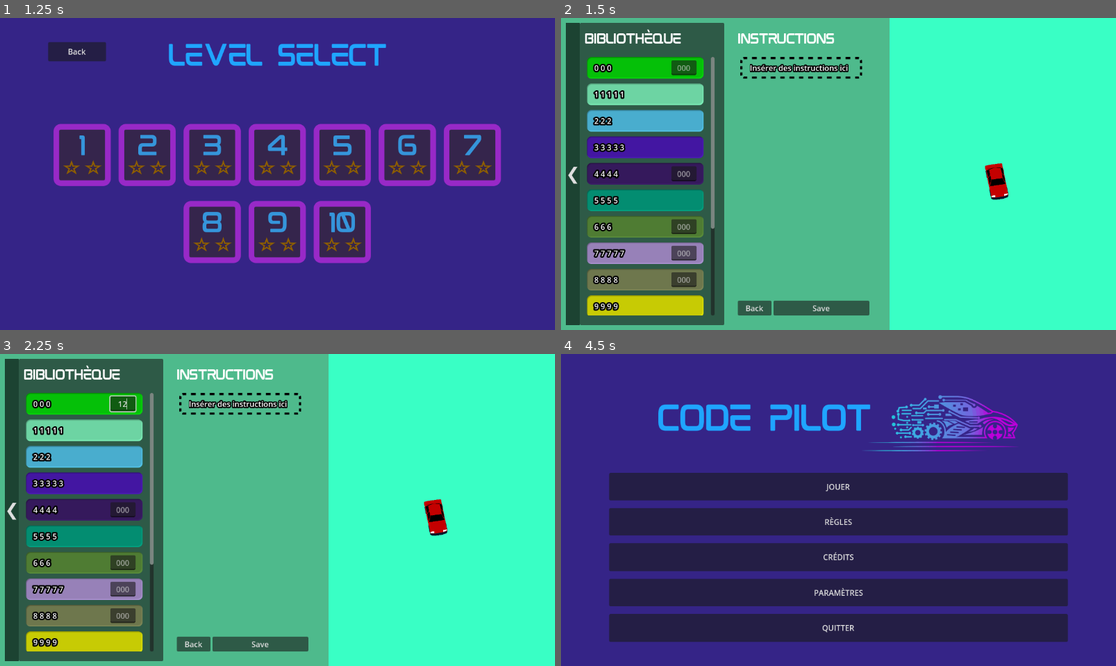
Above: before the commit, frames 1-4 (two rows, left to right).
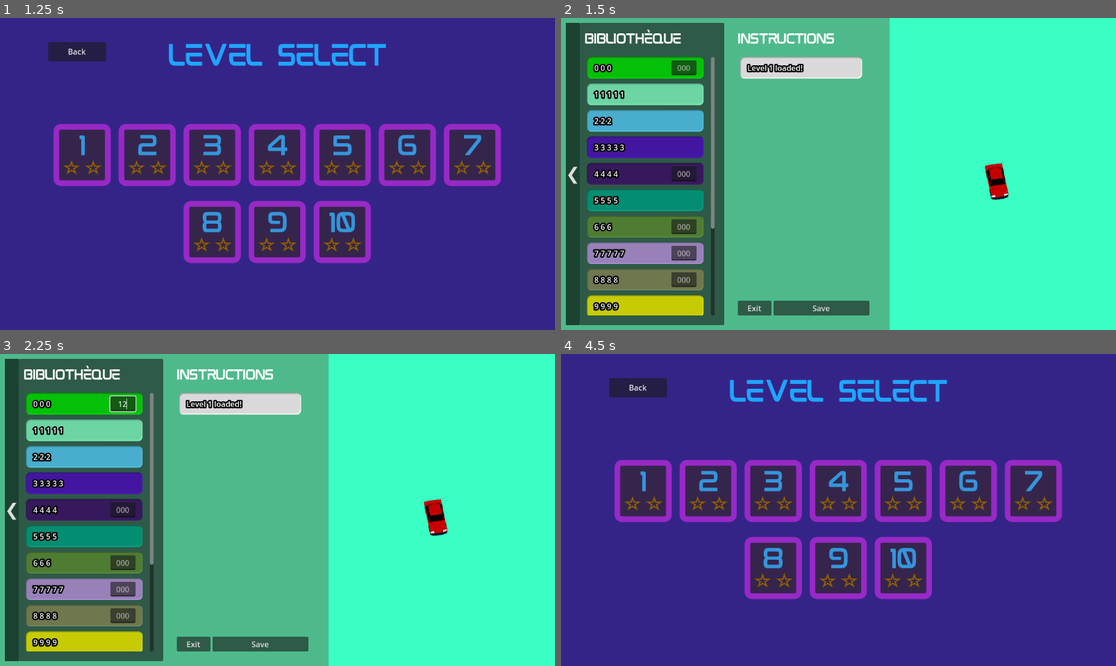
Above: after the commit, the same moments.

Repository: CodePilotIUT/CodePilot
Game: Godot game, scene res://scenes/menus/main_menu.tscn
The game is run twice, just before and just after one commit, with the same random seed, the same clock (stepped at 60 frames per second) and the same inputs.
Inputs (mouse positions are in pixels of both pictures, inside the frame that each line leads up to):
- Up to frame 1 (1.25 s): click "JOUER" at 0.5 s
- Up to frame 2 (1.5 s): click (644, 155) at 1.27 s
- Up to frame 3 (2.25 s): click (122, 403) at 2.02 s; type "12" at 2.1 s
- Up to frame 4 (4.5 s): click (683, 510) at 2.25 s; type "12" at 2.33 s; click (683, 563) at 2.48 s; type "12" at 2.57 s; click (683, 588) at 2.77 s; type "12" at 2.85 s; click (683, 616) at 3 s; type "12" at 3.08 s; click (644, 403) at 3.52 s; click (755, 644) at 4.25 s, where only the run before the commit has a clickable "Back"

Frame 1 is identical in both runs. In frame 2, 1.5% of the frame differs, in the area x 32-55%, y 12-94%; in frame 3, 1.5%; in frame 4, 40%, in the area x 8-92%, y 7-93%.

Commit message:
Load levels data from JSON files

Diff:
--- a/project.godot
+++ b/project.godot
@@ -18,6 +18,7 @@
 [autoload]
 
 global="*res://scripts/global.gd"
+GameData="*res://scripts/game_data.gd"
 
 [editor_plugins]
 
--- /dev/null
+++ b/scenes/ingame/ingame.gd
@@ -0,0 +1,19 @@
+extends Control
+
+var code_editor_panel
+var code_library_panel
+
+func _ready():
+	code_editor_panel = %CodeEditorPanel
+	code_library_panel = %CodeLibraryPanel
+
+	if not GameData.is_level_path_set():
+		return
+
+	load_level(GameData.current_level_path)
+
+
+func load_level(path: String):
+	print("Loading level from path: " + path)
+	GameData.load_level_data()
+	code_editor_panel.add_new_code_block("Level %d loaded!" % GameData.current_level_data["level_number"])
--- a/scenes/ingame/ingame.tscn
+++ b/scenes/ingame/ingame.tscn
@@ -1,7 +1,7 @@
-[gd_scene load_steps=17 format=3 uid="uid://c7hmr543x1msv"]
+[gd_scene load_steps=18 format=3 uid="uid://c7hmr543x1msv"]
 
 [ext_resource type="Script" path="res://scripts/ingame/code_library_panel.gd" id="1_7g3jo"]
-[ext_resource type="Script" path="res://scripts/menus/elements/back_button.gd" id="1_a1spl"]
+[ext_resource type="Script" path="res://scenes/ingame/ingame.gd" id="1_g2kl6"]
 [ext_resource type="Script" path="res://scripts/ingame/code_editor.gd" id="1_qkkdi"]
 [ext_resource type="Script" path="res://addons/ReorderableContainer/reorderable_vbox.gd" id="2_1qtbh"]
 [ext_resource type="LabelSettings" uid="uid://x6c0xu83ljgg" path="res://themes/label_title2.tres" id="2_qs5s0"]
@@ -10,6 +10,7 @@
 [ext_resource type="PackedScene" uid="uid://bre813ww5moq2" path="res://scenes/ingame/3d_view.tscn" id="3_d5hdc"]
 [ext_resource type="Texture2D" uid="uid://8n0m58rvp7w0" path="res://resources/2D Textures/empty_code_editor.png" id="5_1gdww"]
 [ext_resource type="LabelSettings" uid="uid://mjqp32dpb60h" path="res://themes/label_empty_code_editor.tres" id="6_68ksv"]
+[ext_resource type="Script" path="res://scripts/ingame/elements/exit_button.gd" id="10_c8su6"]
 
 [sub_resource type="StyleBoxEmpty" id="StyleBoxEmpty_7fefg"]
 
@@ -41,6 +42,7 @@
 anchor_bottom = 1.0
 grow_horizontal = 2
 grow_vertical = 2
+script = ExtResource("1_g2kl6")
 
 [node name="ColorRect" type="ColorRect" parent="."]
 clip_contents = true
@@ -289,13 +291,13 @@
 clip_contents = true
 layout_mode = 2
 
-[node name="BackButton" type="Button" parent="HSplitContainer/CodePanel/MarginContainer/HSplitContainer/CodeEditorPanel/Buttons/Buttons"]
+[node name="ExitButton" type="Button" parent="HSplitContainer/CodePanel/MarginContainer/HSplitContainer/CodeEditorPanel/Buttons/Buttons"]
 clip_contents = true
 layout_mode = 2
 size_flags_horizontal = 3
 size_flags_vertical = 4
-text = "Back"
-script = ExtResource("1_a1spl")
+text = "Exit"
+script = ExtResource("10_c8su6")
 
 [node name="SaveButton" type="Button" parent="HSplitContainer/CodePanel/MarginContainer/HSplitContainer/CodeEditorPanel/Buttons/Buttons"]
 clip_contents = true
@@ -332,5 +334,5 @@
 
 [connection signal="pressed" from="HSplitContainer/CodePanel/MarginContainer/HSplitContainer/HBoxContainer/ButtonHideShow" to="HSplitContainer/CodePanel/MarginContainer/HSplitContainer/HBoxContainer/CodeLibraryPanel" method="_on_button_hide_show_pressed"]
 [connection signal="sort_children" from="HSplitContainer/CodePanel/MarginContainer/HSplitContainer/CodeEditorPanel/Marg …(249 unchanged characters)…
-[connection signal="pressed" from="HSplitContainer/CodePanel/MarginContainer/HSplitContainer/CodeEditorPanel/Buttons/Buttons/BackButton" to="HSplitContainer/CodePanel/MarginContainer/HSplitContainer/CodeEditorPanel/Buttons/Buttons/BackButton" method="_on_back_button_pressed"]
+[connection signal="pressed" from="HSplitContainer/CodePanel/MarginContainer/HSplitContainer/CodeEditorPanel/Buttons/Buttons/ExitButton" to="HSplitContainer/CodePanel/MarginContainer/HSplitContainer/CodeEditorPanel/Buttons/Buttons/ExitButton" method="_on_exit_button_pressed"]
 [connection signal="pressed" from="HSplitContainer/CodePanel/MarginContainer/HSplitContainer/CodeEditorPanel/Buttons/Buttons/SaveButton" to="HSplitContainer/CodePanel/MarginContainer/HSplitContainer/CodeEditorPanel" method="_on_button_pressed"]
--- a/scenes/menus/elements/level_button.tscn
+++ b/scenes/menus/elements/level_button.tscn
@@ -11,6 +11,7 @@
 anchors_preset = 0
 mouse_filter = 1
 script = ExtResource("1_vrhv1")
+metadata/path = ""
 
 [node name="NinePatchRect" type="NinePatchRect" parent="."]
 layout_mode = 1
@@ -100,6 +101,7 @@
 text = "
 "
 flat = true
-metadata/path = ""
 
+[connection signal="mouse_entered" from="." to="." method="_on_mouse_entered"]
+[connection signal="mouse_exited" from="." to="." method="_on_mouse_exited"]
 [connection signal="pressed" from="Button" to="." method="_on_button_pressed"]
--- /dev/null
+++ b/scripts/game_data.gd
@@ -0,0 +1,40 @@
+extends Node
+
+var current_level_path: String = ""
+var current_level_data: Dictionary = {}
+
+func set_level_path(path: String):
+	current_level_path = path
+
+func get_level_path() -> String:
+	return current_level_path
+
+func is_level_path_set() -> bool:
+	return current_level_path != ""
+
+func set_level_data(data: Dictionary):
+	current_level_data = data
+
+func get_level_data() -> Dictionary:
+	return current_level_data
+
+func load_level_data() -> void:
+	var file = FileAccess.open(GameData.current_level_path, FileAccess.READ)
+	if file:
+		var json_text = file.get_as_text()
+		file.close()
+		var json = JSON.new()
+		var error = json.parse(json_text)
+		if error == OK:
+			var data = json.data
+			if typeof(data) == TYPE_DICTIONARY:
+				GameData.set_level_data(data)
+		else:
+			print("JSON parsing error: ", error)
+
+func is_level_data_set() -> bool:
+	return current_level_data != {}
+
+func clear_level_data():
+	current_level_data = {}
+	current_level_path = ""
--- a/scripts/ingame/code_editor.gd
+++ b/scripts/ingame/code_editor.gd
@@ -32,7 +32,7 @@
 		add_new_code_block(line, Color(r, g, b), has_input)
 
 
-func add_new_code_block(label: String, color: Color, has_input: bool = false, pos: int = -1):
+func add_new_code_block(label: String, color: Color = Color.WHITE, has_input: bool = false, pos: int = -1):
 	var cb = code_block_scene.instantiate()
 	cb.set_background_color(color)
 	cb.set_label(label)
--- /dev/null
+++ b/scripts/ingame/elements/exit_button.gd
@@ -0,0 +1,5 @@
+extends Button
+
+func _on_exit_button_pressed():
+	get_tree().change_scene_to_file("res://scenes/menus/levels_menu.tscn")
+	GameData.clear_level_data()
--- a/scripts/menus/elements/level_button.gd
+++ b/scripts/menus/elements/level_button.gd
@@ -2,8 +2,10 @@
 
 
 func _on_button_pressed():
+	var level_path = self.get_meta("level_path")
+	GameData.set_level_path(level_path)
 	get_tree().change_scene_to_file("res://scenes/ingame/ingame.tscn")
-	print("Button pressed with path: " + %Button.get_meta("level_path"))
+	print("Button pressed with path: " + level_path)
 
 func set_level_number(num: int):
 	var label = %LevelNumber
@@ -13,10 +15,10 @@
 	return %LevelNumber.text.to_int()
 
 func set_level_path(path: String):
-	%Button.set_meta("level_path", path)
+	self.set_meta("level_path", path)
 
 func get_level_path() -> String:
-	return %Button.get_meta("level_path")
+	return self.get_meta("level_path")
 
 func set_star1(is_full: bool):
 	var star = %Star1
@@ -31,3 +33,10 @@
 		star.texture = load("res://resources/2D Textures/star_full.png")
 	else:
 		star.texture = load("res://resources/2D Textures/star_empty.png")
+
+
+# func _on_mouse_entered():
+# 	self.scale = Vector2(1.01, 1.01)
+
+# func _on_mouse_exited():
+# 	self.scale = Vector2(1, 1)
